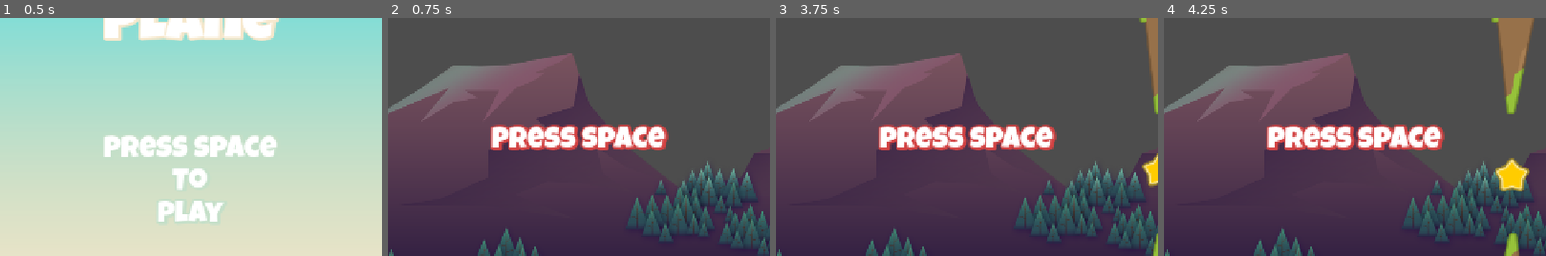
Above: before the commit, frames 1-4 (left to right).
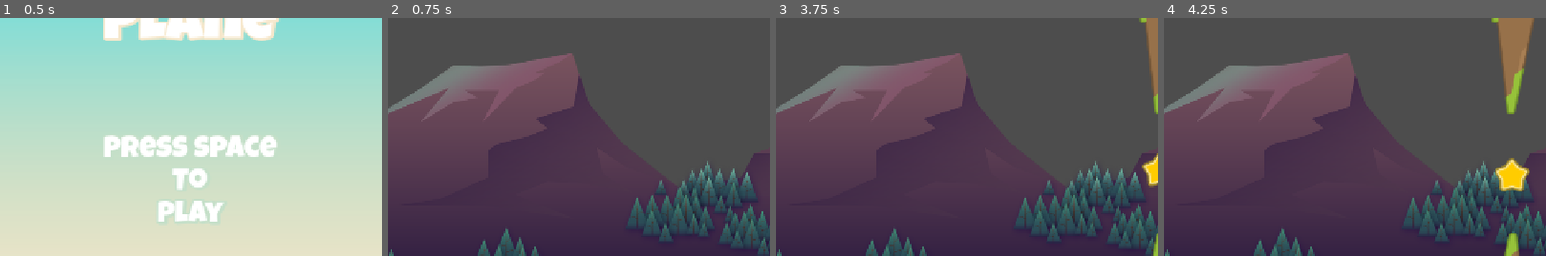
Above: after the commit, the same moments.

Repository: Edwin-Aguirre/Tappy-Plane
Game: Godot game, scene res://scenes/main.tscn
Same seed, same stepped clock (60 frames per second), same inputs: the game is played once before the commit and once after it.
Inputs:
- Up to frame 1 (0.5 s): no input
- Up to frame 2 (0.75 s): tap Space (jump) at 0.5 s; hold Space (jump) from 0.53 s (still down)
- Up to frame 3 (3.75 s): release Space (jump) at 1.28 s; tap Space (jump) at 1.35, 1.52, 1.82, 2, 2.85, 3.02, 3.32, 3.5 s; hold Space (jump) 2.03-2.78 s; hold Space (jump) from 3.53 s (still down)
- Up to frame 4 (4.25 s): keep holding Space (jump)
The pictures show only the part of the screen within x 25-75%, y 24-74%; the shares and areas given below are measured in that part.

Frame 1 is identical in both runs. In frame 2, 4.6% of the frame differs, in the area x 26-74%, y 44-56%; in frame 3, 4.6%; in frame 4, 4.6%.

Commit message:
Added Scoring

Diff:
--- /dev/null
+++ b/globals/game_manager.gd
@@ -0,0 +1,13 @@
+extends Node
+
+
+const MAIN = preload("res://scenes/main.tscn")
+const GAME = preload("res://scenes/game.tscn")
+
+
+func load_game_scene() -> void:
+	get_tree().change_scene_to_packed(GAME)
+
+
+func load_main_scene() -> void:
+	get_tree().change_scene_to_packed(MAIN)
--- /dev/null
+++ b/globals/high_score_manager.gd
@@ -0,0 +1,14 @@
+extends Node
+
+
+var _high_score: int = 0
+var high_score: int:
+	get:
+		return _high_score
+	set(value):
+		if value > _high_score:
+			_high_score = value
+
+
+func _ready() -> void:
+	pass
--- /dev/null
+++ b/globals/signal_hub.gd
@@ -0,0 +1,11 @@
+extends Node
+
+signal on_plane_died
+signal on_point_scored
+
+func emit_on_plane_died() -> void:
+	on_plane_died.emit()
+
+
+func emit_on_point_scored() -> void:
+	on_point_scored.emit()
--- a/project.godot
+++ b/project.godot
@@ -15,6 +15,12 @@
 run/main_scene="uid://r2ctg3d0ign2"
 config/features=PackedStringArray("4.4", "Mobile")
 config/icon="res://icon.svg"
+
+[autoload]
+
+SignalHub="*res://globals/signal_hub.gd"
+GameManager="*res://globals/game_manager.gd"
+HighScoreManager="*res://globals/high_score_manager.gd"
 
 [display]
 
--- a/scenes/game.tscn
+++ b/scenes/game.tscn
@@ -34,5 +34,4 @@
 
 [node name="GameUI" parent="CanvasLayer" instance=ExtResource("5_iywne")]
 
-[connection signal="on_plane_died" from="Plane" to="." method="_on_plane_died"]
 [connection signal="timeout" from="SpawnTimer" to="." method="_on_spawn_timer_timeout"]
--- a/scenes/game_ui.tscn
+++ b/scenes/game_ui.tscn
@@ -32,6 +32,15 @@
 text = "0000"
 label_settings = ExtResource("1_yubou")
 
+[node name="PressSpaceLabel" type="Label" parent="MarginContainer"]
+visible = false
+layout_mode = 2
+size_flags_horizontal = 4
+text = "Press Space"
+label_settings = ExtResource("1_yubou")
+horizontal_alignment = 1
+vertical_alignment = 1
+
 [node name="GameOverLabel" type="Label" parent="MarginContainer"]
 visible = false
 layout_mode = 2
@@ -41,10 +50,8 @@
 horizontal_alignment = 1
 vertical_alignment = 1
 
-[node name="PressSpaceLabel" type="Label" parent="MarginContainer"]
-layout_mode = 2
-size_flags_horizontal = 4
-text = "Press Space"
-label_settings = ExtResource("1_yubou")
-horizontal_alignment = 1
-vertical_alignment = 1
+[node name="Timer" type="Timer" parent="."]
+wait_time = 2.0
+one_shot = true
+
+[connection signal="timeout" from="Timer" to="." method="_on_timer_timeout"]
--- a/scenes/rocks.tscn
+++ b/scenes/rocks.tscn
@@ -23,6 +23,7 @@
 position = Vector2(250, 0)
 scale = Vector2(1.5, 1.5)
 
+[connection signal="body_entered" from="Star" to="." method="_on_star_body_entered"]
 [connection signal="body_entered" from="Lower" to="." method="_on_rock_body_entered"]
 [connection signal="body_entered" from="Upper" to="." method="_on_rock_body_entered"]
 [connection signal="screen_exited" from="VisibleOnScreenNotifier2D" to="." method="_on_visible_on_screen_notifier_2d_screen_exited"]
--- a/scripts/game.gd
+++ b/scripts/game.gd
@@ -7,6 +7,9 @@
 # Called when the node enters the scene tree for the first time.
 func _ready() -> void:
 	spawn_rocks()
+
+func _enter_tree() -> void:
+	SignalHub.on_plane_died.connect(_on_plane_died)
 
 
 func _on_spawn_timer_timeout() -> void:
--- a/scripts/game_ui.gd
+++ b/scripts/game_ui.gd
@@ -1,8 +1,41 @@
 extends Control
 
-var main = load("res://scenes/main.tscn")
+
+@onready var score_label: Label = $MarginContainer/ScoreLabel
+@onready var press_space_label: Label = $MarginContainer/PressSpaceLabel
+@onready var game_over_label: Label = $MarginContainer/GameOverLabel
+@onready var timer: Timer = $Timer
+
+var score: int = 0
+
+
+func _ready() -> void:
+	score = 0
 
 
 func _unhandled_input(event: InputEvent) -> void:
 	if event.is_action_pressed("exit"):
-		get_tree().change_scene_to_packed(main)
+		GameManager.load_main_scene()
+	elif press_space_label.visible == true and event.is_action_pressed("jump"):
+		HighScoreManager.high_score = score
+		GameManager.load_main_scene()
+
+
+func _enter_tree() -> void:
+	SignalHub.on_plane_died.connect(on_plane_died)
+	SignalHub.on_point_scored.connect(on_point_scored)
+
+
+func on_plane_died() -> void:
+	game_over_label.show()
+	timer.start()
+
+
+func on_point_scored() -> void:
+	score += 1
+	score_label.text = "%04d" % score
+
+
+func _on_timer_timeout() -> void:
+	game_over_label.hide()
+	press_space_label.show()
--- a/scripts/main.gd
+++ b/scripts/main.gd
@@ -1,13 +1,15 @@
 extends Control
 
-const GAME = preload("res://scenes/game.tscn")
+
+@onready var highscore_label: Label = $MarginContainer/HighscoreLabel
 
 
 func _unhandled_input(event: InputEvent) -> void:
 	if event.is_action_pressed("jump"):
-		get_tree().change_scene_to_packed(GAME)
+		GameManager.load_game_scene()
 
 
 # Called when the node enters the scene tree for the first time.
 func _ready() -> void:
 	get_tree().paused = false
+	highscore_label.text = "%04d" % HighScoreManager.high_score
--- a/scripts/plane.gd
+++ b/scripts/plane.gd
@@ -12,7 +12,6 @@
 const TAP = preload("res://assets/ui/tap.png")
 const TAP_TICK = preload("res://assets/ui/tapTick.png")
 
-signal on_plane_died
 
 # Called when the node enters the scene tree for the first time.
 func _ready() -> void:
@@ -44,7 +43,7 @@
 func die() -> void:
 	animated_sprite_2d.stop()
 	set_physics_process(false)
-	on_plane_died.emit()
+	SignalHub.emit_on_plane_died()
 
 
 func _on_timer_timeout() -> void:
--- a/scripts/rocks.gd
+++ b/scripts/rocks.gd
@@ -1,4 +1,7 @@
 extends Node2D
+
+
+@onready var star: Area2D = $Star
 
 var scroll_speed: float = 120.0
 
@@ -20,3 +23,9 @@
 func _on_rock_body_entered(body: Node2D) -> void:
 	if body is Tappy:
 		body.die()
+
+
+func _on_star_body_entered(body: Node2D) -> void:
+	if body is Tappy:
+		star.body_entered.disconnect(_on_star_body_entered)
+		SignalHub.emit_on_point_scored()
Not shown, added: globals/game_manager.gd.uid
Not shown, added: globals/high_score_manager.gd.uid
Not shown, added: globals/signal_hub.gd.uid
